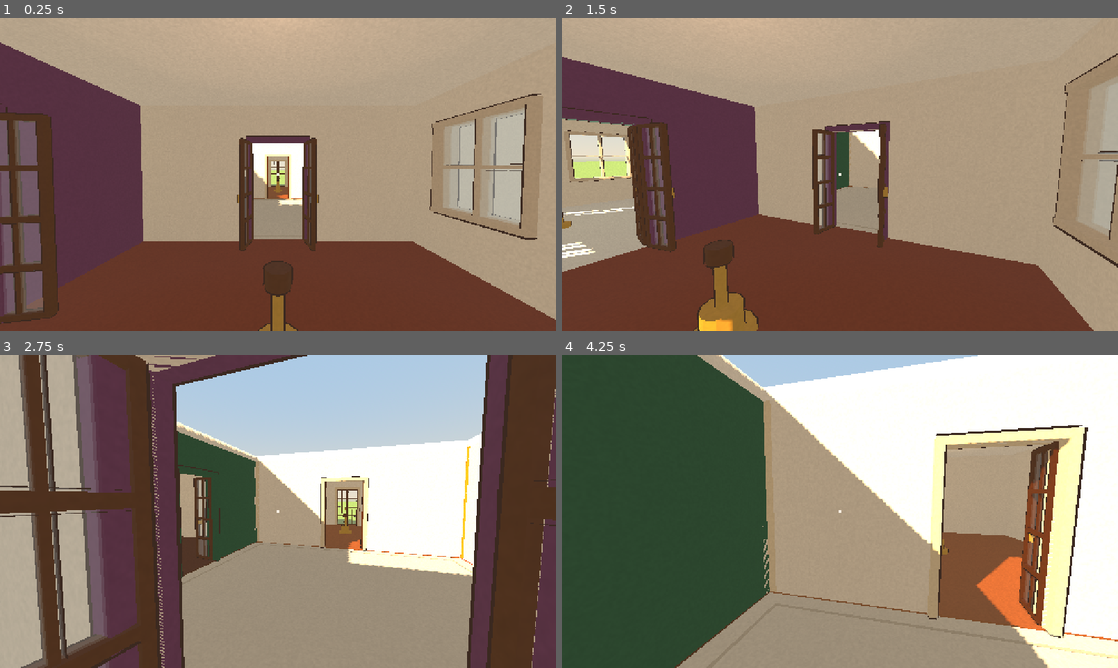
Above: before the commit, frames 1-4 (two rows, left to right).
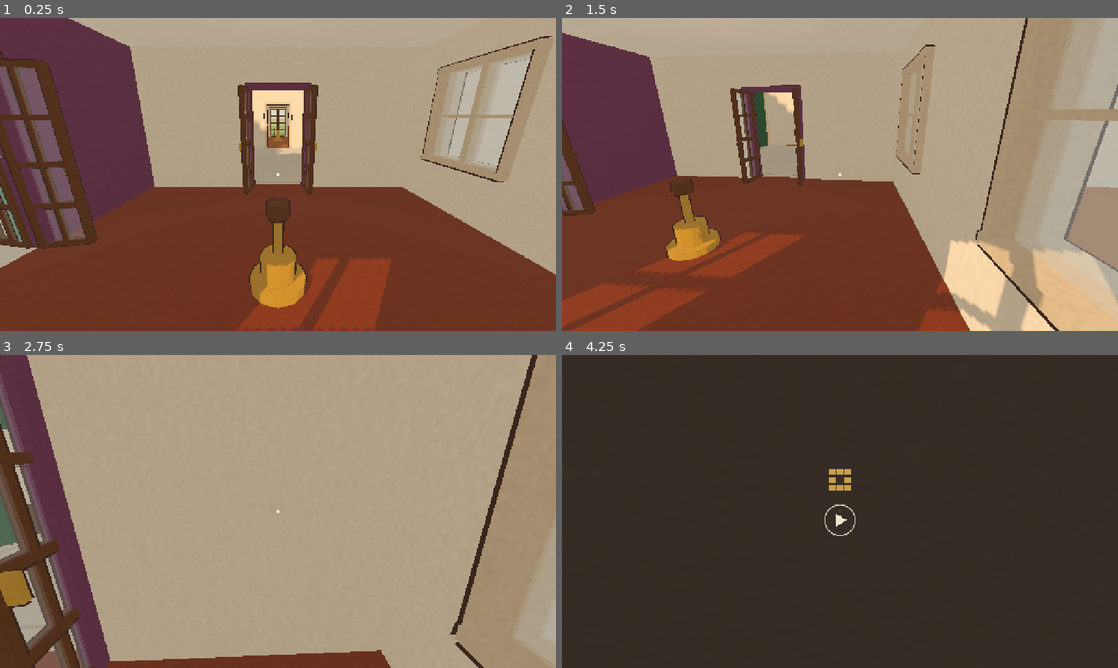
Above: after the commit, the same moments.

Repository: naturalnick/belvedere
Game: Godot game, scene res://scenes/manor.tscn
Same seed, same stepped clock (60 frames per second), same inputs: the game is played once before the commit and once after it.
Inputs (mouse positions are in pixels of both pictures, inside the frame that each line leads up to):
- Up to frame 1 (0.25 s): no input
- Up to frame 2 (1.5 s): tap Enter at 0.5 s; move the mouse to (962, 158) at 0.52 s; hold D 0.53-1.28 s; tap E at 0.6, 1.35 s; click (962, 158) at 0.67 s; move the mouse to (812, 174) at 1.27 s; hold W from 1.28 s (still down); click (812, 174) at 1.42 s
- Up to frame 3 (2.75 s): keep holding W; move the mouse to (289, 505) at 2.02 s; tap E at 2.1 s; click (289, 505) at 2.17 s
- Up to frame 4 (4.25 s): keep holding W; move the mouse to (834, 517) at 2.77 s; tap E at 2.85, 3.6 s; click (834, 517) at 2.92 s; move the mouse to (878, 514) at 3.52 s; click (878, 514) at 3.67 s; tap Escape at 4.15 s

The runs differ from the first frame. In frame 1, 44% of the frame differs, in the area x 0-100%, y 0-100%; in frame 2, 43%; in frame 3, 77%; in frame 4, 93%.

Commit message:
Stage 1 review fixes

Diff:
--- /dev/null
+++ b/apple-identity.json
@@ -0,0 +1,8 @@
+{
+  "scope": "local unsigned macOS test export only",
+  "decision": "Parent-agent decision pending Nick's confirmation under the global bundle-ID rule; identifier and unsigned-only scope explicitly supplied in the Stage 1 review instruction.",
+  "preset": "macOS Unsigned Test",
+  "bundle_identifier": "com.puzzaholics.shiftingmanor",
+  "codesign": 0,
+  "notarization": 0
+}
--- a/scripts/manor.gd
+++ b/scripts/manor.gd
@@ -14,6 +14,7 @@
 var carpet: MeshInstance3D
 var seed_name := "random"
 var perimeter: Array[StaticBody3D] = []
+var play_gate: Control
 
 func _ready() -> void:
 	var demo := false
@@ -58,6 +59,15 @@
 	reticle.player = player
 	reticle.mouse_filter = Control.MOUSE_FILTER_IGNORE
 	hud.add_child(reticle)
+	play_gate = Control.new()
+	play_gate.set_script(preload("res://scripts/play_gate.gd"))
+	play_gate.manor = self
+	hud.add_child(play_gate)
+	play_gate.set_anchors_and_offsets_preset(Control.PRESET_FULL_RECT)
+	if OS.has_feature("web") or OS.get_cmdline_user_args().has("--web-entry"):
+		release_pointer()
+	else:
+		resume_play()
 	if demo:
 		var driver := Node.new()
 		driver.set_script(load("res://tools/demo_driver.gd"))
@@ -70,8 +80,18 @@
 	for d in 4:
 		if rules.can_slide(d) and rules.can_walk(d):
 			gap_direction = d
-	player.position = ManorGeometry.center(rules.slot()) - ManorGeometry.DIRECTIONS[gap_direction] * 1.5 + Vector3.UP * 0.02
-	player.aim_at(ManorGeometry.center(rules.board.find(-1)) + Vector3.UP * 1.4)
+	player.position = ManorGeometry.center(rules.slot()) - ManorGeometry.DIRECTIONS[gap_direction] * 1.7 + Vector3.UP * 0.02
+	player.aim_at(ManorGeometry.center(rules.board.find(-1)) + Vector3.UP * 0.1)
+	player.camera.rotation.x = deg_to_rad(-16)
+
+func resume_play() -> void:
+	Input.mouse_mode = Input.MOUSE_MODE_CAPTURED
+	play_gate.hide()
+
+func release_pointer() -> void:
+	player.cancel_pull()
+	Input.mouse_mode = Input.MOUSE_MODE_VISIBLE
+	play_gate.show()
 
 func _build_world() -> void:
 	var world := WorldEnvironment.new()
@@ -88,6 +108,8 @@
 	environment.ambient_light_source = Environment.AMBIENT_SOURCE_COLOR
 	environment.ambient_light_color = Color("F3E3CF")
 	environment.ambient_light_energy = 0.55
+	environment.tonemap_mode = Environment.TONE_MAPPER_FILMIC
+	environment.tonemap_exposure = 0.65
 	world.environment = environment
 	add_child(world)
 	var sun := DirectionalLight3D.new()
@@ -95,10 +117,14 @@
 	sun.light_color = Color("FFD9A8")
 	sun.light_energy = 1.6
 	sun.shadow_enabled = true
+	sun.directional_shadow_mode = DirectionalLight3D.SHADOW_PARALLEL_2_SPLITS
 	sun.directional_shadow_max_distance = 40
 	add_child(sun)
-	ManorGeometry.box(self, Vector3(220, 0.2, 220), Vector3(0, -0.25, 0), ManorGeometry.material("9DB86E", 0.0), true)
+	ManorGeometry.box(self, Vector3(220, 0.2, 220), Vector3(0, -0.25, 0), ManorGeometry.material("B9C98E", 0.0), true)
+	ManorGeometry.box(self, Vector3(65, 0.02, 65), Vector3(0, -0.14, 0), ManorGeometry.material("9DB86E", 0.0))
 	carpet = ManorGeometry.box(self, Vector3(1.8, 0.025, 13), Vector3(0, 0, 15.8), ManorGeometry.material("B3363A", 0.0))
+	for x in [-0.84, 0.84]:
+		ManorGeometry.box(carpet, Vector3(0.06, 0.006, 13), Vector3(x, 0.016, 0), ManorGeometry.material("C9A04A", 0.0))
 	carpet.visible = false
 	# The open gap has no rail; keep the unsolved puzzle on its 3x3 footprint.
 	for d in 4:
--- a/scripts/manor_geometry.gd
+++ b/scripts/manor_geometry.gd
@@ -20,6 +20,7 @@
 		grain.width = 512
 		grain.height = 512
 		grain.seamless = true
+		grain.generate_mipmaps = true
 		var noise := FastNoiseLite.new()
 		noise.seed = 73
 		noise.frequency = 0.12
--- a/scripts/manor_player.gd
+++ b/scripts/manor_player.gd
@@ -32,13 +32,11 @@
 	if automated or manor.sliding:
 		return
 	if event is InputEventKey and event.pressed and event.physical_keycode == KEY_ESCAPE:
-		cancel_pull()
-		Input.mouse_mode = Input.MOUSE_MODE_VISIBLE
+		manor.release_pointer()
+		return
+	if Input.mouse_mode != Input.MOUSE_MODE_CAPTURED:
 		return
 	if event is InputEventMouseButton and event.button_index == MOUSE_BUTTON_LEFT:
-		if event.pressed and Input.mouse_mode != Input.MOUSE_MODE_CAPTURED:
-			Input.mouse_mode = Input.MOUSE_MODE_CAPTURED
-			return
 		if event.pressed:
 			begin_interact()
 		else:
--- a/scripts/manor_room.gd
+++ b/scripts/manor_room.gd
@@ -60,8 +60,8 @@
 		ManorGeometry.box(wall, Vector3(0.08, 1.6, 0.3), Vector3(x + offset, 1.65, 0), trim)
 	for y in [0.87, 2.43]:
 		ManorGeometry.box(wall, Vector3(1.5, 0.08, 0.35), Vector3(x, y, 0), trim)
-	ManorGeometry.box(wall, Vector3(0.045, 1.5, 0.12), Vector3(x, 1.65, 0), trim)
-	ManorGeometry.box(wall, Vector3(1.4, 0.045, 0.12), Vector3(x, 1.65, 0), trim)
+	ManorGeometry.box(wall, Vector3(0.045, 1.5, 0.12), Vector3(x, 1.65, 0), ManorGeometry.material("D9C7AE", 0.0))
+	ManorGeometry.box(wall, Vector3(1.4, 0.045, 0.12), Vector3(x, 1.65, 0), ManorGeometry.material("D9C7AE", 0.0))
 	var pane := ManorGeometry.box(wall, Vector3(1.4, 1.5, 0.018), Vector3(x, 1.65, 0), ManorGeometry.glass())
 	pane.cast_shadow = GeometryInstance3D.SHADOW_CASTING_SETTING_OFF
 
--- a/scripts/manor_solver.gd
+++ b/scripts/manor_solver.gd
@@ -39,7 +39,9 @@
 				deque[tail] = nk
 				tail += 1
 
-func solution(start: ManorRules) -> Array[Vector2i]:
+func solution(start: ManorRules, minimize_walks: bool = false) -> Array[Vector2i]:
+	if minimize_walks:
+		return _shortest_optimal_route(start)
 	var result: Array[Vector2i] = []
 	var state := start.copy()
 	var seen: Dictionary[int, bool] = {}
@@ -53,3 +55,32 @@
 		result.append(action)
 		state.apply(action.x, action.y)
 	return result
+
+func _shortest_optimal_route(start: ManorRules) -> Array[Vector2i]:
+	# BFS on distance-preserving edges breaks slide-optimal ties by walk count.
+	var queue: Array[int] = [start.key()]
+	var previous: Dictionary[int, int] = {start.key(): start.key()}
+	var actions: Dictionary[int, Vector2i] = {}
+	var cursor := 0
+	while cursor < queue.size():
+		var key := queue[cursor]
+		cursor += 1
+		var state := ManorRules.from_key(key)
+		if state.solved():
+			var path: Array[Vector2i] = []
+			while key != start.key():
+				path.append(actions[key])
+				key = previous[key]
+			path.reverse()
+			return path
+		for action in state.moves():
+			var next := state.copy()
+			next.apply(action.x, action.y)
+			var nk := next.key()
+			if previous.has(nk) or distance.get(nk, -1) != distance[key] - action.x:
+				continue
+			previous[nk] = key
+			actions[nk] = action
+			queue.append(nk)
+	push_error("No optimal route from requested state")
+	return []
--- /dev/null
+++ b/scripts/play_gate.gd
@@ -0,0 +1,25 @@
+extends Control
+
+var manor: Manor
+
+func _ready() -> void:
+	mouse_filter = Control.MOUSE_FILTER_STOP
+	mouse_default_cursor_shape = Control.CURSOR_POINTING_HAND
+	resized.connect(queue_redraw)
+
+func _draw() -> void:
+	var center := size / 2.0
+	draw_rect(Rect2(Vector2.ZERO, size), Color(0.10, 0.075, 0.06, 0.82))
+	for row in 3:
+		for col in 3:
+			if row == 1 and col == 1:
+				continue
+			draw_rect(Rect2(center + Vector2((col - 1) * 18 - 7, (row - 1) * 18 - 80), Vector2(14, 14)), Color("C9A04A"))
+	draw_circle(center + Vector2(0, 20), 35, Color("EFE4D2"), false, 2, true)
+	draw_colored_polygon(PackedVector2Array([center + Vector2(-9, 5), center + Vector2(-9, 35), center + Vector2(16, 20)]), Color("EFE4D2"))
+
+func _gui_input(event: InputEvent) -> void:
+	if (event is InputEventMouseButton and event.button_index == MOUSE_BUTTON_LEFT and event.pressed) or (event is InputEventScreenTouch and event.pressed):
+		# Browser pointer lock must be requested synchronously inside the gesture.
+		manor.resume_play()
+		accept_event()
--- a/shaders/toon.gdshader
+++ b/shaders/toon.gdshader
@@ -1,7 +1,7 @@
 shader_type spatial;
 uniform vec4 base_color : source_color = vec4(0.9, 0.85, 0.75, 1.0);
 uniform vec4 shadow_tint : source_color = vec4(0.35, 0.28, 0.25, 1.0);
-uniform sampler2D paper_grain : repeat_enable, filter_linear;
+uniform sampler2D paper_grain : repeat_enable, filter_linear_mipmap;
 varying vec3 world_position;
 varying vec3 world_normal;
 void vertex() {
@@ -22,8 +22,13 @@
 	float facing = dot(NORMAL, LIGHT);
 	float mid = smoothstep(0.16, 0.20, facing);
 	float lit = smoothstep(0.66, 0.70, facing);
-	vec3 band = mix(mix(ALBEDO, shadow_tint.rgb, 0.22) * 0.55, ALBEDO * 0.85, mid);
-	band = mix(band, ALBEDO, lit);
+	// Godot multiplies DIFFUSE_LIGHT by ALBEDO after light(); applying it here
+	// as well squares the palette and exaggerates colour saturation.
+	float band = mix(0.55, 0.85, mid);
+	band = mix(band, 1.0, lit);
 	float rim = pow(1.0 - max(dot(NORMAL, VIEW), 0.0), 3.0) * 0.15 * lit;
-	DIFFUSE_LIGHT += (band + ALBEDO * rim) * LIGHT_COLOR * ATTENUATION / PI;
+	// Compatibility adds shadowed lights in a separate LDR pass; leave headroom
+	// for the ambient pass instead of clipping the sunlit palette.
+	float energy_scale = LIGHT_IS_DIRECTIONAL ? 0.06 : 0.7;
+	DIFFUSE_LIGHT += (band + rim) * LIGHT_COLOR * ATTENUATION * energy_scale / PI;
 }
--- a/tests/run_tests.gd
+++ b/tests/run_tests.gd
@@ -45,6 +45,14 @@
 		var state := ManorRules.from_seed(seed_name)
 		var expected: int = {"A": 17, "B": 18, "C": 20}[seed_name]
 		var slides := _replay(solver, state)
+		var shortest := solver.solution(state, true)
+		var replay := state.copy()
+		var shortest_slides := 0
+		for action in shortest:
+			_check(replay.apply(action.x, action.y), "shortest optimal action legal")
+			shortest_slides += action.x
+		_check(replay.solved() and shortest_slides == expected, "walk tie-break preserves optimal slides")
+		_check(shortest.size() <= solver.solution(state).size(), "walk tie-break does not lengthen path")
 		_check(slides == expected, "curated seed optimum")
 		print("Seed %s: %d optimal slides" % [seed_name, slides])
 	var data: Dictionary = JSON.parse_string(FileAccess.get_file_as_string("res://data/accepted_14_20.json"))
--- a/tests/scene_tests.gd
+++ b/tests/scene_tests.gd
@@ -22,6 +22,7 @@
 			var state := ManorRules.new(main.rules.board, id)
 			var allowed := not door.is_front and state.can_walk(door.direction)
 			_check(door.opened == allowed and (door.gate.collision_layer == 0) == allowed, "door animation and collision agree with rules")
+	_check_all_spawn_yaws()
 	var foyer: ManorRoom = main.rooms[7]
 	main.player.aim_at(foyer.global_position + Vector3.UP * 0.8)
 	_check(main.player.begin_interact(), "spawn lever reachable without walking")
@@ -70,3 +71,21 @@
 	if not condition:
 		failures += 1
 		printerr("FAIL: ", message)
+
+func _check_all_spawn_yaws() -> void:
+	var original := main.rules.copy()
+	var data: Dictionary = JSON.parse_string(FileAccess.get_file_as_string("res://data/accepted_14_20.json"))
+	for entry: Dictionary in data.states:
+		main.rules = ManorRules.new(PackedInt32Array(entry.board), int(entry.player))
+		main.place_player_at_spawn()
+		var room_center := ManorGeometry.center(main.rules.slot())
+		var gap_center := ManorGeometry.center(main.rules.board.find(-1))
+		var forward := -main.player.camera.global_basis.z
+		forward.y = 0
+		_check(forward.normalized().dot((gap_center - room_center).normalized()) > 0.99999, "every accepted spawn yaw faces the gap")
+		for point in [Vector3(-0.28, 0.0, -0.28), Vector3(0.28, 0.0, 0.28), Vector3(0, 0.9, 0)]:
+			_check(main.player.camera.is_position_in_frustum(room_center + point), "spawn frames entire lever")
+	main.rules = original
+	main.place_player_at_spawn()
+	_check(is_equal_approx(main.player.rotation.y, -PI / 2.0), "seed A spawn faces east, yaw -90 degrees")
+	print("Spawn yaw and lever framing: all 1,816 accepted seeds verified")
--- a/tools/demo_driver.gd
+++ b/tools/demo_driver.gd
@@ -5,6 +5,9 @@
 var checks := 0
 var failures := 0
 var shot_count := 0
+var started := 0
+var action_number := 0
+var mode := "solve"
 
 func run(game: Manor) -> void:
 	main = game
@@ -12,27 +15,45 @@
 	for arg in OS.get_cmdline_user_args():
 		if arg.begins_with("--shots="):
 			shots_dir = arg.trim_prefix("--shots=")
-		if arg.begins_with("--mode=") and arg != "--mode=solve":
-			printerr("Only Stage 1 capture mode 'solve' is available")
-			get_tree().quit(1)
-			return
+		if arg.begins_with("--mode="):
+			mode = arg.trim_prefix("--mode=")
+	if mode not in ["solve", "review"]:
+		printerr("Capture mode must be solve or review")
+		get_tree().quit(1)
+		return
 	DirAccess.make_dir_recursive_absolute(shots_dir)
+	started = Time.get_ticks_msec()
+	# Remove only this run's six outputs so stale success frames cannot survive.
+	for name_value in ["01_spawn", "02_window", "03_lever_held", "04_mid_slide", "05_solved", "06_front_door_open"]:
+		DirAccess.remove_absolute(shots_dir.path_join(name_value + ".png"))
 	DisplayServer.window_move_to_foreground()
 	get_window().grab_focus()
-	get_tree().create_timer(420).timeout.connect(func() -> void:
-		printerr("FAIL: solve capture timed out")
+	get_tree().create_timer(175).timeout.connect(func() -> void:
+		printerr("FAIL: capture timed out at action %d, position %s, sliding %s" % [action_number, main.player.global_position, main.sliding])
 		get_tree().quit(1))
 	await get_tree().create_timer(0.6).timeout
+	if main.play_gate.visible:
+		await shot("00_play_gate")
+		await check_pointer_input()
 	await shot("01_spawn")
+	print("Spawn room %d slot %d, gap slot %d, yaw %.1f°" % [main.rules.player, main.rules.slot(), main.rules.board.find(-1), rad_to_deg(main.player.rotation.y)])
+	if mode == "review":
+		await review_views()
+		get_tree().quit(1 if failures else 0)
+		return
+	await check_pointer_input()
 	var room: ManorRoom = main.rooms[main.rules.player]
 	var solver := ManorSolver.new()
 	solver.build()
-	var path := solver.solution(main.rules)
+	var path := solver.solution(main.rules, true)
 	var expected := solver.distance[main.rules.key()]
 	print("Capture seed %s: %d actions, %d optimal slides" % [main.seed_name, path.size(), expected])
 	var first_slide := true
 	var window_captured := false
 	for action in path:
+		action_number += 1
+		var action_started := Time.get_ticks_msec()
+		print("Action %d/%d %s %s | t=%.2fs room=%d slot=%d" % [action_number, path.size(), "walk" if action.x == ManorRules.WALK else "slide", ["N", "E", "S", "W"][action.y], elapsed(), main.rules.player, main.rules.slot()])
 		var expected_state := main.rules.copy()
 		_check(expected_state.apply(action.x, action.y), "solver action is legal before physical execution")
 		if action.x == ManorRules.WALK:
@@ -42,13 +63,12 @@
 			await approach_lever(room)
 			main.player.aim_at(room.lever.global_position + Vector3.UP * 0.8)
 			await get_tree().physics_frame
-			_check(main.player.begin_interact(), "raycast reaches the room lever")
-			main.player.select_pull(action.y)
+			await hold_lever_input(action.y, main.slides % 2 == 0)
 			await get_tree().create_timer(0.18).timeout
 			if first_slide:
 				await shot("03_lever_held")
 			var rider_local := room.to_local(main.player.global_position)
-			main.player.release_interact()
+			release_lever_input(main.slides % 2 == 0)
 			_check(main.sliding, "lever release starts slide")
 			_check(not main.request_slide(action.y), "input is locked during slide")
 			if first_slide:
@@ -56,11 +76,17 @@
 				await get_tree().create_timer(0.7).timeout
 				_check(room.to_local(main.player.global_position).distance_to(rider_local) < 0.001, "player rides room at mid-slide")
 				await shot("04_mid_slide")
-			await main.slide_finished
+				if OS.get_cmdline_user_args().has("--stall-mid-slide"):
+					await get_tree().create_timer(1.0).timeout
+					_check(not main.sliding, "forced late screenshot wait outlives slide signal")
+			# A screenshot or slow frame can outlive the tween and its one-shot signal.
+			while main.sliding:
+				await get_tree().process_frame
 			_check(room.to_local(main.player.global_position).distance_to(rider_local) < 0.001, "player stays in room on landing")
-			await get_tree().create_timer(0.5).timeout
+			await get_tree().create_timer(0.45).timeout
 			first_slide = false
 		_check(main.rules.key() == expected_state.key(), "physical action matches solver state")
+		print("  complete in %.2fs, slides=%d" % [(Time.get_ticks_msec() - action_started) / 1000.0, main.slides])
 		if not window_captured and main.rules.player >= 0:
 			window_captured = await capture_window()
 	_check(main.won and main.rules.solved(), "physical solve reaches home")
@@ -80,7 +106,7 @@
 	await shot("06_front_door_open")
 	await walk_to(Vector3(0, 0, 11))
 	_check(main.player.global_position.z > 9.5, "unlocked front door can be walked through")
-	print("Capture: %d screenshots; %d checks, %d failures; %d slides" % [shot_count, checks, failures, main.slides])
+	print("Capture: %d screenshots; %d checks, %d failures; %d slides; %.2fs" % [shot_count, checks, failures, main.slides, elapsed()])
 	get_tree().quit(1 if failures else 0)
 
 
@@ -119,7 +145,7 @@
 	while true:
 		var offset := target - main.player.global_position
 		offset.y = 0
-		if offset.length() < 0.07:
+		if offset.length() < 0.12:
 			break
 		# Go around the small pedestal if the straight segment crosses it.
 		var steering := target
@@ -135,7 +161,7 @@
 				steering = center + tangent * 0.95
 		var drive := steering - main.player.global_position
 		drive.y = 0
-		main.player.bot_drive = drive.normalized() * minf(1.0, drive.length() * 4.0)
+		main.player.bot_drive = drive.normalized() * minf(1.0, drive.length() * 8.0)
 		main.player.aim_at(steering + Vector3.UP * 1.4)
 		if Time.get_ticks_msec() - started > 12000:
 			_check(false, "physical walking timed out: %s -> %s" % [main.player.global_position, target])
@@ -180,4 +206,104 @@
 	checks += 1
 	if not condition:
 		failures += 1
-		printerr("FAIL: ", message)
+		printerr("FAIL at action %d (%.2fs): %s" % [action_number, elapsed(), message])
+		get_tree().quit(1)
+
+func elapsed() -> float:
+	return (Time.get_ticks_msec() - started) / 1000.0
+
+func key_event(key: Key, pressed: bool) -> void:
+	var event := InputEventKey.new()
+	event.keycode = key
+	event.physical_keycode = key
+	event.pressed = pressed
+	Input.parse_input_event(event)
+
+func mouse_button(pressed: bool) -> void:
+	var event := InputEventMouseButton.new()
+	event.button_index = MOUSE_BUTTON_LEFT
+	event.pressed = pressed
+	event.position = get_viewport().get_visible_rect().size / 2.0
+	Input.parse_input_event(event)
+
+func mouse_motion(delta: Vector2) -> void:
+	var event := InputEventMouseMotion.new()
+	event.relative = delta
+	event.screen_relative = delta
+	Input.parse_input_event(event)
+
+func check_pointer_input() -> void:
+	main.player.automated = false
+	if main.play_gate.visible:
+		_check(Input.mouse_mode == Input.MOUSE_MODE_VISIBLE, "gesture gate starts with pointer visible")
+		mouse_button(true)
+		mouse_button(false)
+		await get_tree().process_frame
+	_check(Input.mouse_mode == Input.MOUSE_MODE_CAPTURED, "play starts with pointer captured")
+	var yaw := main.player.rotation.y
+	var pitch := main.player.camera.rotation.x
+	mouse_motion(Vector2(12, 0))
+	await get_tree().process_frame
+	_check(not is_equal_approx(yaw, main.player.rotation.y), "real mouse motion changes yaw")
+	key_event(KEY_ESCAPE, true)
+	key_event(KEY_ESCAPE, false)
+	await get_tree().process_frame
+	_check(Input.mouse_mode == Input.MOUSE_MODE_VISIBLE and main.play_gate.visible, "Escape releases pointer and shows play icon")
+	main.player.aim_at(main.rooms[main.rules.player].lever.global_position + Vector3.UP * 0.8)
+	key_event(KEY_E, true)
+	key_event(KEY_E, false)
+	await get_tree().process_frame
+	_check(not main.player.held, "interact cannot bypass play gate")
+	mouse_button(true)
+	mouse_button(false)
+	await get_tree().process_frame
+	_check(Input.mouse_mode == Input.MOUSE_MODE_CAPTURED and not main.play_gate.visible, "play gesture recaptures pointer")
+	main.player.rotation.y = yaw
+	main.player.camera.rotation.x = pitch
+	main.player.automated = true
+
+func hold_lever_input(direction: int, keyboard: bool) -> void:
+	main.player.automated = false
+	if keyboard:
+		key_event(KEY_E, true)
+	else:
+		mouse_button(true)
+	await get_tree().process_frame
+	_check(main.player.held, "real interact press holds lever")
+	var local_direction: Vector3 = main.player.global_basis.inverse() * ManorGeometry.DIRECTIONS[direction]
+	var delta := Vector2(local_direction.x, local_direction.z)
+	if keyboard:
+		var key: Key = KEY_D if delta.x > 0 else KEY_A
+		if absf(delta.y) > absf(delta.x):
+			key = KEY_S if delta.y > 0 else KEY_W
+		key_event(key, true)
+		await get_tree().physics_frame
+		await get_tree().physics_frame
+		key_event(key, false)
+	else:
+		mouse_motion(delta * 60.0)
+		await get_tree().process_frame
+	_check(main.player.selected_direction == direction, "camera-relative input selects correct world direction")
+
+func release_lever_input(keyboard: bool) -> void:
+	if keyboard:
+		key_event(KEY_E, false)
+	else:
+		mouse_button(false)
+	main.player.automated = true
+
+func review_views() -> void:
+	main.rules = ManorRules.new()
+	main.won = true
+	for id in main.rooms:
+		main.rooms[id].position = ManorGeometry.center(id)
+	main.gap_floor.position = ManorGeometry.center(4) + Vector3.DOWN * 0.02
+	main.refresh_doors(true)
+	main.carpet.visible = true
+	main.player.position = ManorGeometry.center(7) + Vector3(0, 0, 1.5)
+	main.player.aim_at(Vector3(0, 1.4, 22))
+	await get_tree().create_timer(0.4).timeout
+	await shot("06_front_door_open")
+	main.rules.player = 0
+	main.player.position = ManorGeometry.center(0) + Vector3(1.6, 0, 0)
+	await capture_window()
Not shown, changed: export_presets.cfg
Not shown, added: scripts/play_gate.gd.uid
Not shown, changed: AGENTS.md
Not shown, changed: tools/capture.sh
